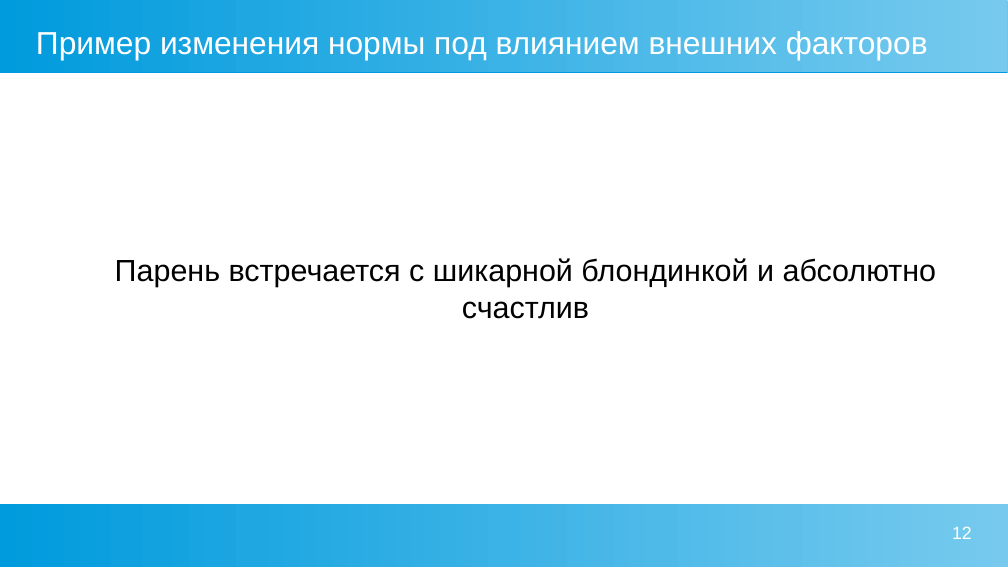
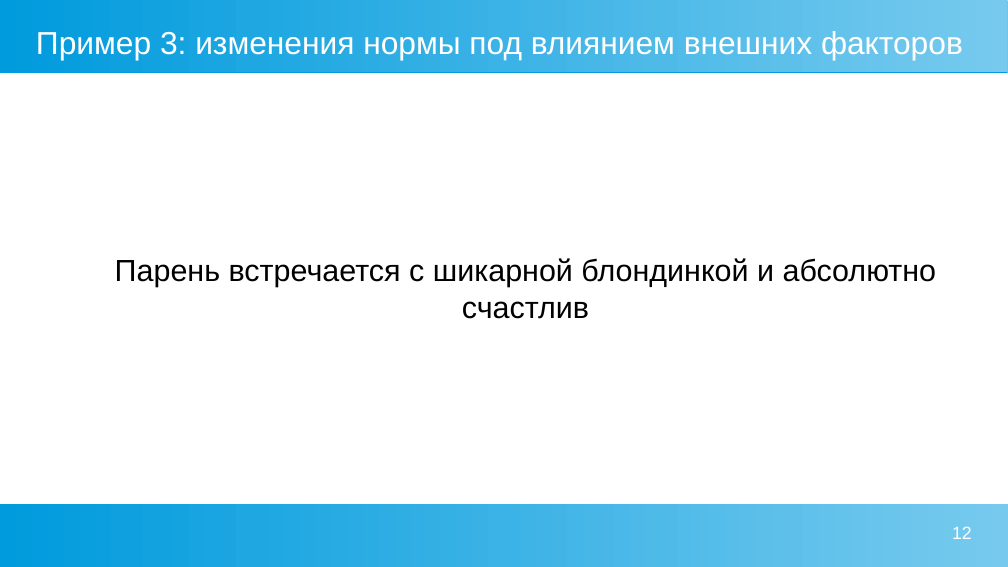
Before and after one commit to Chularev/articles, a slide deck: slide 12 of Psychology/2. гомеостаз и мотивация.odp. Drawn at 1008x567 pixels with LibreOffice and Linux fonts; fonts in the diff are those of the drawing. Boxes give left, top, right and bottom in pixels: in the first picture for what was removed or moved away, otherwise in the second. Text is boxed around its words. In the diff, an @@ line names an element or a change of style, - is before the commit and + after.

Commit message:
tmp

```diff
--- a/Psychology/2. гомеостаз и мотивация.odp
+++ b/Psychology/2. гомеостаз и мотивация.odp
@@ title at [36,31,963,60]: text changed @@
-Пример изменения нормы под влиянием внешних факторов
+Пример 3: изменения нормы под влиянием внешних факторов
```
Also in this commit, not shown: 2 other slides changed.
